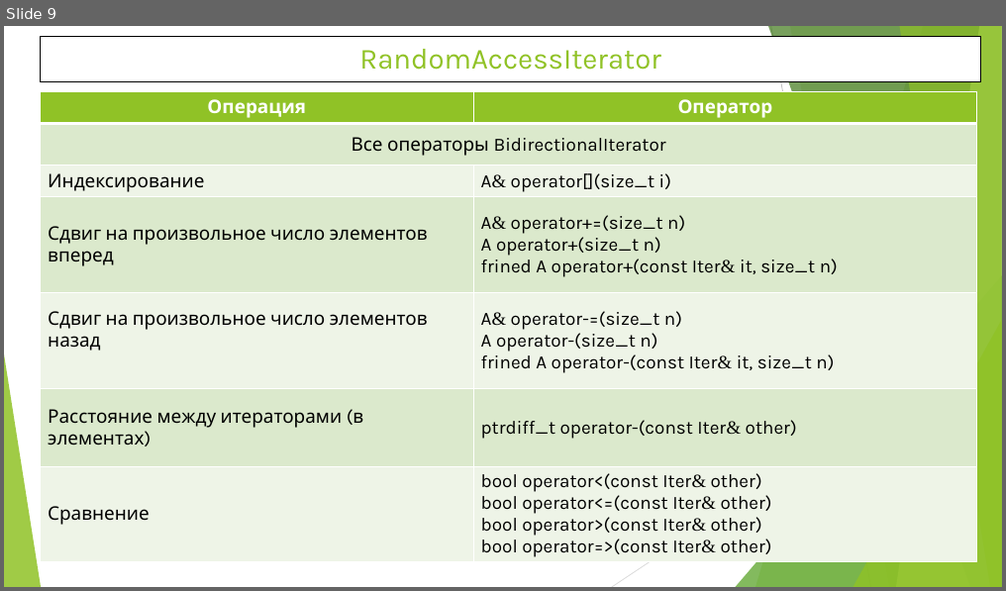
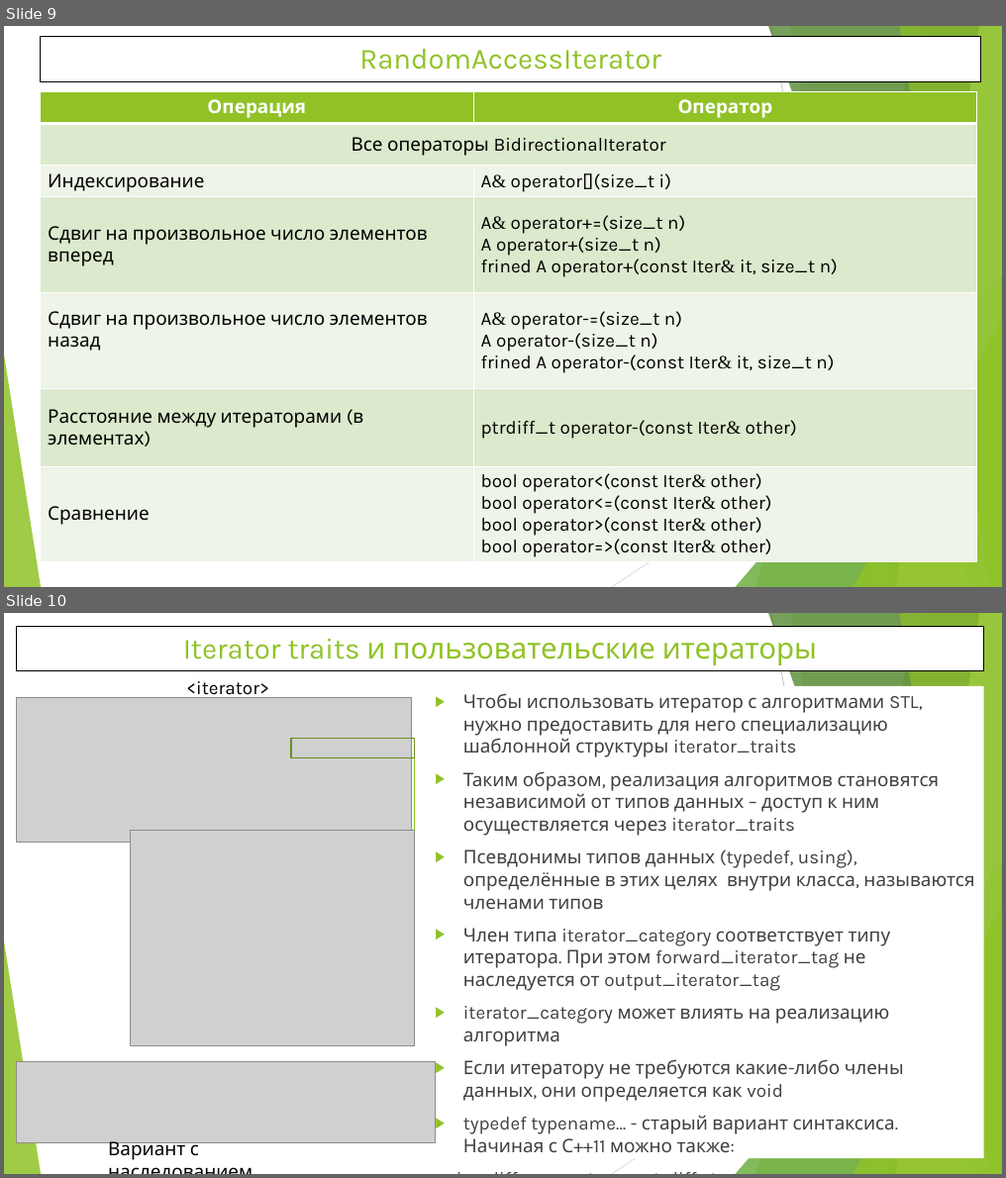
Before and after one commit to WhiteCatStudies/lectures, a slide deck: lecture5/lecture5.pptx. Shown one above the other, each under a label of ours: slide 9 before the commit, slides 9 and 10 after it. The pictures are 1006x591 and 1006x1178 pixels, drawn with LibreOffice and Linux fonts; fonts in the diff are those of the drawing; grey boxes stand for pictures. Boxes give left, top, right and bottom in pixels: in the first picture for what was removed or moved away, otherwise in the second. Text is boxed around its words. In the diff, an @@ line names an element or a change of style, - is before the commit and + after.

```diff
--- a/lecture5/lecture5.pptx
+++ b/lecture5/lecture5.pptx
@@ slide 10 added at (4,613,1002,1174), background #FFFFFF; not listed: 10 template elements that a slide beside it also shows @@
@@ rectangle added at (16,626,984,670), fill #FFFFFF, outline #000000 0.75 pt, 28 pt, text #90C226 @@
+Iterator traits и пользовательские итераторы
@@ picture added at (16,698,411,843) @@
@@ text added at (186,681,269,700), 18 pt, text #000000 @@
+<iterator>
@@ text added at (428,686,984,1158), fill #FFFFFF, 18 pt, text #404040 @@
+▶ Чтобы использовать итератор с алгоритмами STL, нужно предоставить для него специализацию шаблонной структуры iterator_traits
+▶ Таким образом, реализация алгоритмов становятся независимой от типов данных – доступ к ним осуществляется через iterator_traits
+▶ Псевдонимы типов данных (typedef, using), определённые в этих целях внутри класса, называются членами типов
+▶ Член типа iterator_category соответствует типу итератора. При этом forward_iterator_tag не наследуется от output_iterator_tag
+▶ iterator_category может влиять на реализацию алгоритма
+▶ Если итератору не требуются какие-либо члены данных, они определяется как void
+▶ typedef typename… - старый вариант синтаксиса. Начиная с С++11 можно также:
+using difference_type = ptrdiff_t
@@ rectangle added at (291,738,415,759), outline #6B901C 1.5 pt @@
@@ line added from (414, 759) to (414, 830), #90C226 1 pt @@
@@ picture added at (131,830,415,1047) @@
@@ picture added at (16,1061,435,1143) @@
@@ text added at (108,1139,199,1160), 18 pt, text #000000 @@
+Вариант с наследованием
```
Also in this commit, not shown: 4 slides changed, 1 other slide added, 1 slide removed, 13 other files.
